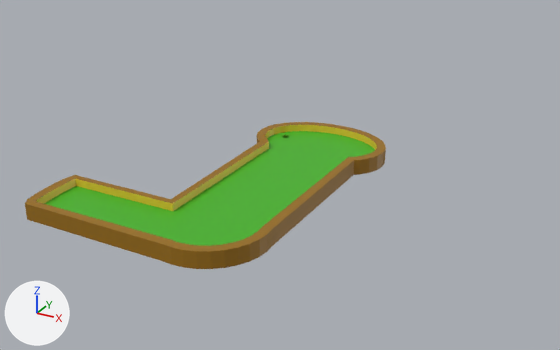
Two versions of the Blender file models/pplaygroundLvl5.blend, one commit apart.
The view is the same before and after, from a 50 mm lens placed at (41.1, -76.2, 33.9), pointed at (1.3, -3.9, -2.3). Every picture has the same lights, and +X, +Y and +Z are marked at lower left.
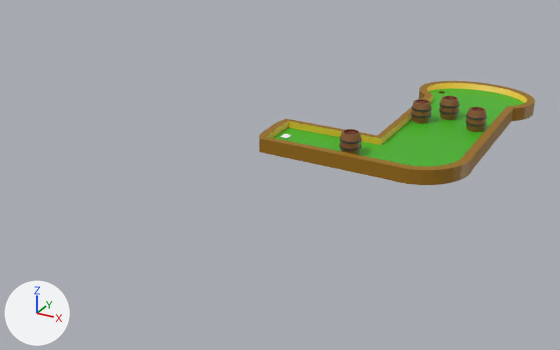
What differs and where, as boxes (x1, y1, x2, y2) in the pictures (560 x 350 px):
'Circle', reshaped, moved (23% narrower, 29% shorter)
    before: (25, 122, 386, 269)
    after: (259, 81, 535, 185)
part 1 of me_circle, added (brown)
    after: (339, 129, 362, 155)
part 2 of me_circle, added (brown)
    after: (411, 99, 432, 124)
part 3 of me_circle, added (brown)
    after: (439, 96, 460, 120)
part 4 of me_circle, added (brown)
    after: (465, 107, 487, 132)
part 5 of me_circle, shading changed
    before: (265, 125, 377, 150)
    after: (427, 83, 527, 103)

What changed in the scene script:
```text
Add mat_base_004:
    mat_base_004 = principled_material('base.004')
    mat_base_004.base_color = (0.275, 0.114, 0.0343)  # brown #8f5f34
Add mat_base:
    mat_base = principled_material('base')
    mat_base.base_color = (0.275, 0.114, 0.0343)  # brown #8f5f34
Add mat_front_004:
    mat_front_004 = principled_material('front.004')
    mat_front_004.base_color = (0.144, 0.0222, 0.0)  # brown #6a2900
Add mat_material_001:
    mat_material_001 = principled_material('Material.001')
    mat_material_001.base_color = (1.0, 1.0, 1.0)  # white #ffffff
Add mat_base_002:
    mat_base_002 = principled_material('base.002')
    mat_base_002.base_color = (0.275, 0.114, 0.0343)  # brown #8f5f34
Add mat_ring_002:
    mat_ring_002 = principled_material('ring.002')
    mat_ring_002.base_color = (0.0452, 0.0452, 0.0452)  # black #3c3c3c
Add mat_ring_003:
    mat_ring_003 = principled_material('ring.003')
    mat_ring_003.base_color = (0.0452, 0.0452, 0.0452)  # black #3c3c3c
Add mat_front:
    mat_front = principled_material('front')
    mat_front.base_color = (0.144, 0.0222, 0.0)  # brown #6a2900
Add mat_ring:
    mat_ring = principled_material('ring')
    mat_ring.base_color = (0.0452, 0.0452, 0.0452)  # black #3c3c3c
Add mat_front_003:
    mat_front_003 = principled_material('front.003')
    mat_front_003.base_color = (0.144, 0.0222, 0.0)  # brown #6a2900
Add mat_base_003:
    mat_base_003 = principled_material('base.003')
    mat_base_003.base_color = (0.275, 0.114, 0.0343)  # brown #8f5f34
Add mat_front_002:
    mat_front_002 = principled_material('front.002')
    mat_front_002.base_color = (0.144, 0.0222, 0.0)  # brown #6a2900
Add mat_ring_004:
    mat_ring_004 = principled_material('ring.004')
    mat_ring_004.base_color = (0.0452, 0.0452, 0.0452)  # black #3c3c3c
Change me_circle:
    used by ob_circle; location = (5.0, -23.75, 0.0); scale = (5.02, 5.02, 5.02)
    remove me_circle.from_pydata(...)  # 295 vertices, 209 faces; spans x -3.61..1.54, y -1.2..5.66, z 0.0..0.34
    add me_circle.from_pydata(...)  # 2091 vertices, 1882 faces; spans x -3.61..1.54, y -1.2..5.66, z 0.0..0.69
    me_circle part 1: a new loose piece of 448 vertices spanning x -1.63..-1.15, y -0.86..-0.37, z 0.18..0.69
    me_circle part 2: a new loose piece of 448 vertices spanning x -0.98..-0.49, y 1.97..2.46, z 0.18..0.68
    me_circle part 3: a new loose piece of 448 vertices spanning x -0.44..0.05, y 2.55..3.04, z 0.19..0.69
    me_circle part 4: a new loose piece of 448 vertices spanning x 0.39..0.88, y 2.04..2.53, z 0.18..0.68
    me_circle part 5: 34 kept faces spanning x -1.34..1.34, y -1.0..5.46, z 0.18..0.34 are now shaded smooth
    add me_circle.materials.append(mat_material_001)  # white #ffffff
    add me_circle.materials.append(mat_base)  # brown #8f5f34
    add me_circle.materials.append(mat_front)  # brown #6a2900
    add me_circle.materials.append(mat_ring)  # black #3c3c3c
    add me_circle.materials.append(mat_base_002)  # brown #8f5f34
    add me_circle.materials.append(mat_front_002)  # brown #6a2900
    add me_circle.materials.append(mat_ring_002)  # black #3c3c3c
    add me_circle.materials.append(mat_base_004)  # brown #8f5f34
    add me_circle.materials.append(mat_front_004)  # brown #6a2900
    add me_circle.materials.append(mat_ring_004)  # black #3c3c3c
    add me_circle.materials.append(mat_base_003)  # brown #8f5f34
    add me_circle.materials.append(mat_front_003)  # brown #6a2900
    add me_circle.materials.append(mat_ring_003)  # black #3c3c3c
Change ob_circle:
    ob_circle.location: (5.0, -23.75, 0.0) -> (15.83, 1.94, 0.0)
```
